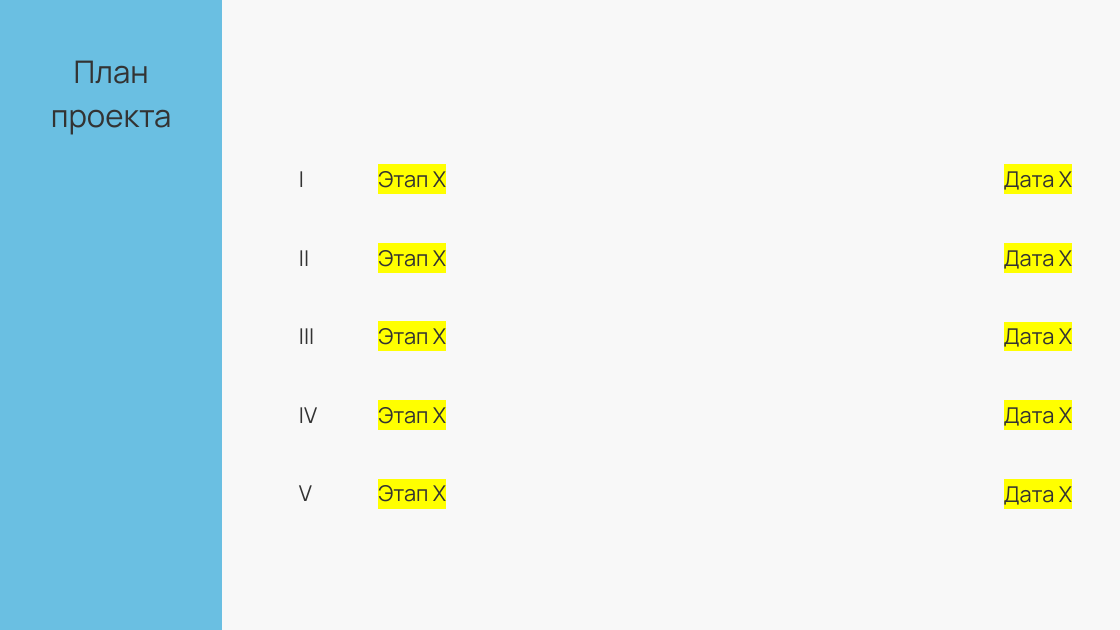
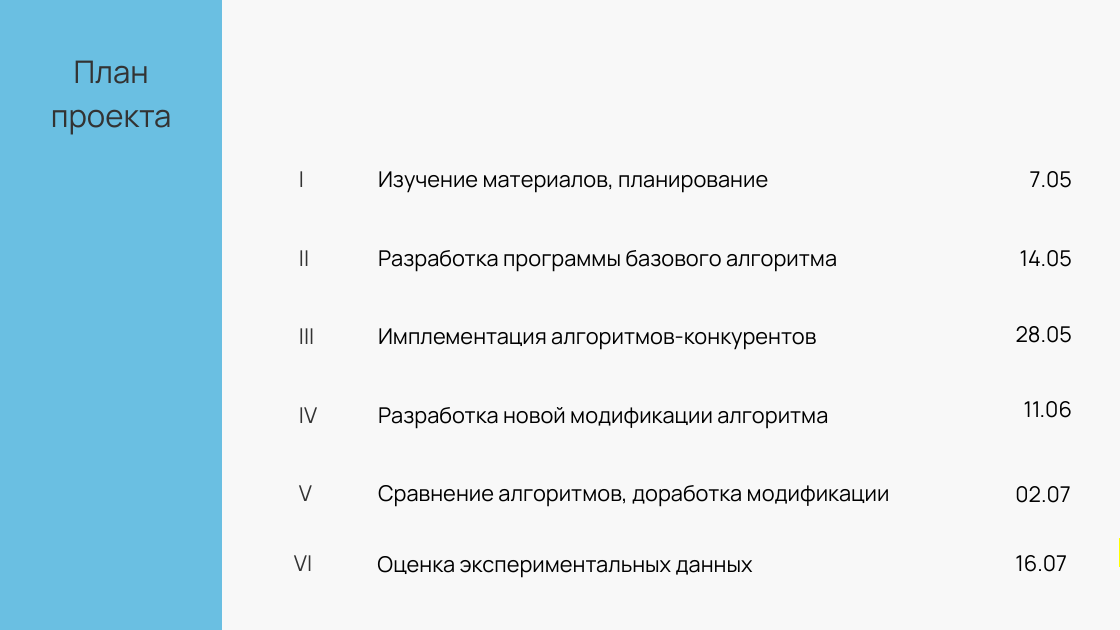
Before and after one commit to Quaha/swarm-algorithm, a slide deck: slide 4 of materials/Презентация.pptx. Drawn at 1120x630 pixels with LibreOffice and Linux fonts; fonts in the diff are those of the drawing. Boxes give left, top, right and bottom in pixels: in the first picture for what was removed or moved away, otherwise in the second. Text is boxed around its words. In the diff, an @@ line names an element or a change of style, - is before the commit and + after.

Commit message:
deadlines suggestion

```diff
--- a/materials/Презентация.pptx
+++ b/materials/Презентация.pptx
@@ text at [378,171,768,193]: text changed; text colour #333333 to #000000 @@
-Этап X
+Изучение материалов, планирование
@@ text at [1030,171,1072,188]: text changed; text colour #333333 to #000000 @@
-Дата X
+7.05
@@ text at [378,250,837,272]: text changed; text colour #333333 to #000000 @@
-Этап X
+Разработка программы базового алгоритма
@@ text at [1020,250,1072,267]: text changed; text colour #333333 to #000000 @@
-Дата X
+14.05
@@ text at [378,328,816,350]: text changed; text colour #333333 to #000000 @@
-Этап X
+Имплементация алгоритмов-конкурентов
@@ text removed at [1004,328,1072,347] @@
-Дата X
@@ text at [1016,326,1072,343]: text changed; text colour #333333 to #000000 @@
-Дата X
+28.05
@@ text at [378,407,828,429]: text changed; text colour #333333 to #000000 @@
-Этап X
+Разработка новой модификации алгоритма
@@ text added at [1024,401,1072,418], 14 pt, text #000000 @@
+11.06
@@ text at [378,485,890,507]: text changed; text colour #333333 to #000000 @@
-Этап X
+Сравнение алгоритмов, доработка модификации
@@ text at [1015,486,1070,503]: text changed; text colour #333333 to #000000 @@
-Дата X
+02.07
@@ text added at [1102,523,1120,607], 14 pt, text #333333 @@
+-09.07
@@ text added at [294,555,312,571], 14 pt, text #333333 @@
+VI
@@ text added at [377,556,753,578], 14 pt, text #000000 @@
+Оценка экспериментальных данных
@@ text added at [1015,555,1067,572], 14 pt, text #000000 @@
+16.07
```
